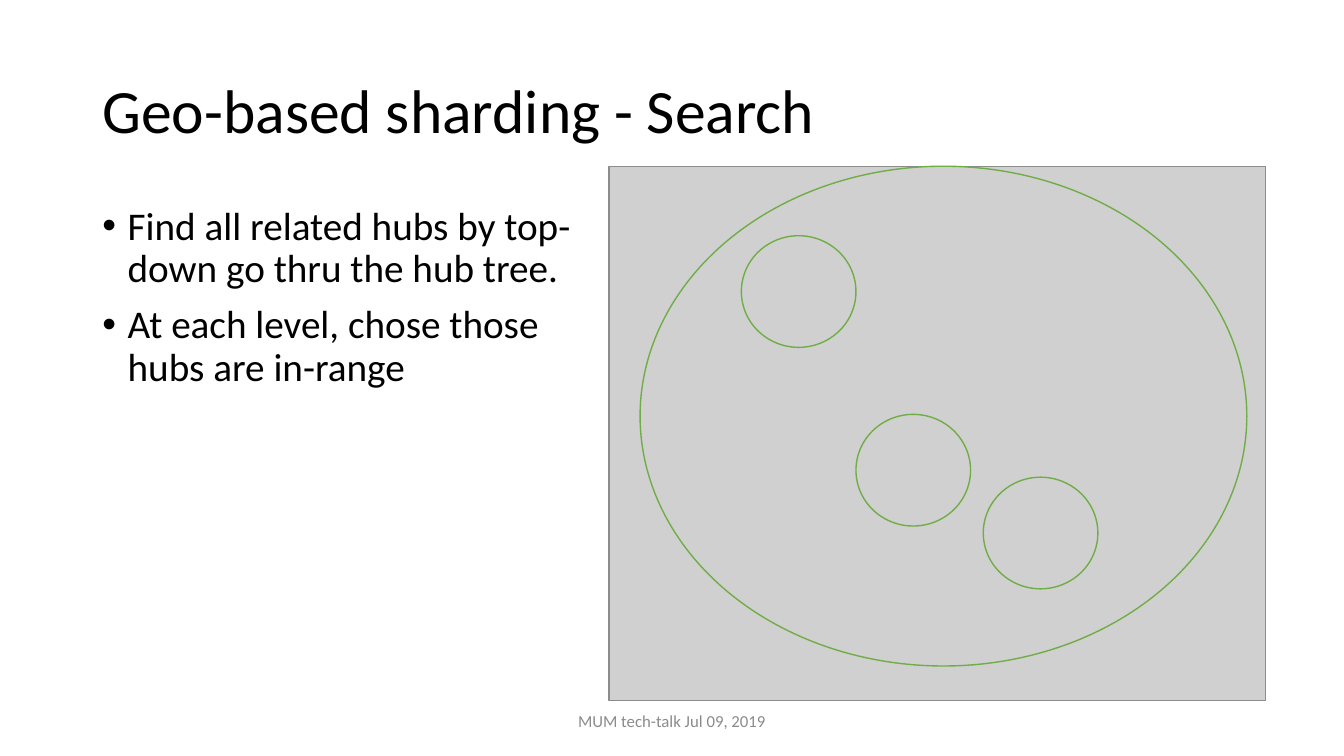
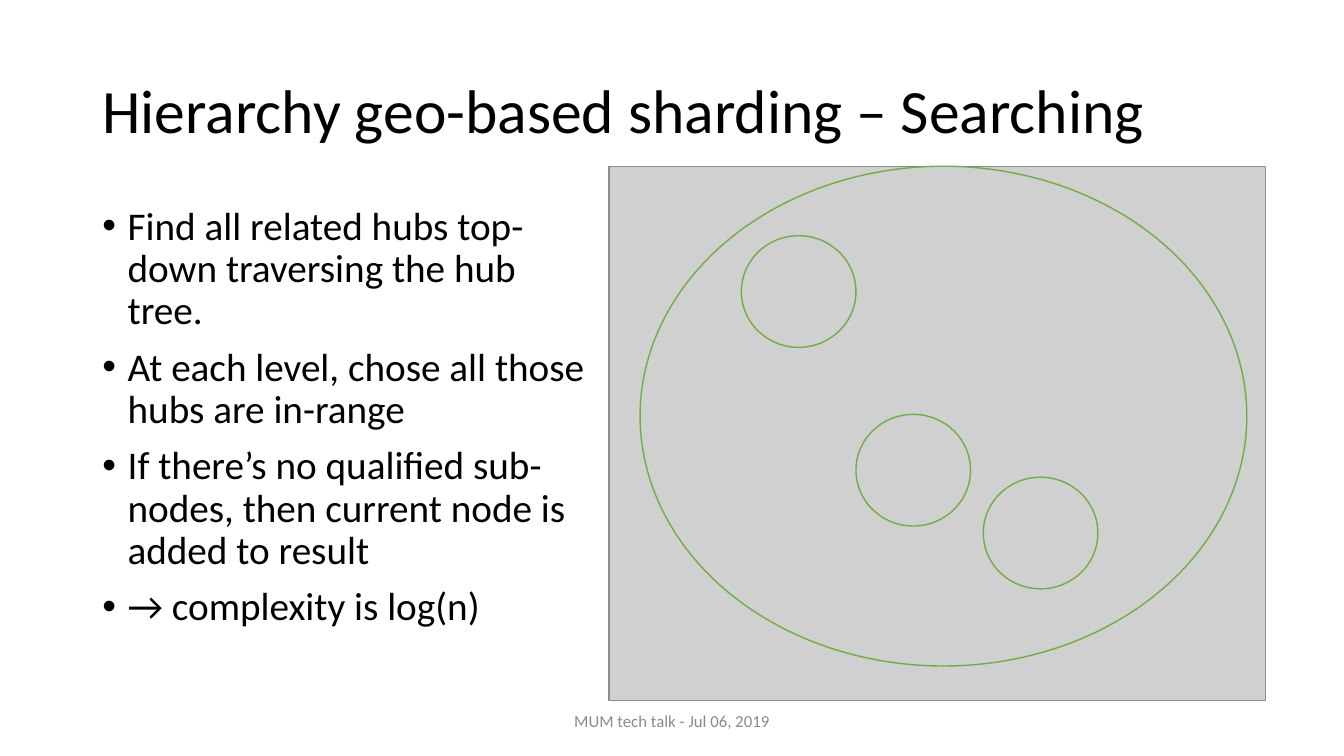
Before and after one commit to nghianghesi/hms, a slide deck: slide 9 of slide.pptx. Drawn at 1344x756 pixels with LibreOffice and Linux fonts; fonts in the diff are those of the drawing; grey boxes stand for pictures. Boxes give left, top, right and bottom in pixels: in the first picture for what was removed or moved away, otherwise in the second. Text is boxed around its words. In the diff, an @@ line names an element or a change of style, - is before the commit and + after.

```diff
--- a/slide.pptx
+++ b/slide.pptx
@@ title at box(102, 90, 1144, 144): text changed @@
-Geo-based sharding - Search
+Hierarchy geo-based sharding – Searching
@@ text at box(128, 212, 584, 627): text changed @@
-• Find all related hubs by top-down go thru the hub tree.
-• At each level, chose those hubs are in-range
+• Find all related hubs top-down traversing the hub tree.
+• At each level, chose all those hubs are in-range
+• If there’s no qualified sub-nodes, then current node is added to result
+• → complexity is log(n)
@@ text at box(574, 715, 769, 729): text changed @@
-MUM tech-talk Jul 09, 2019
+MUM tech talk - Jul 06, 2019
```
Also in this commit, not shown: 8 other slides changed, 19 slides added.
